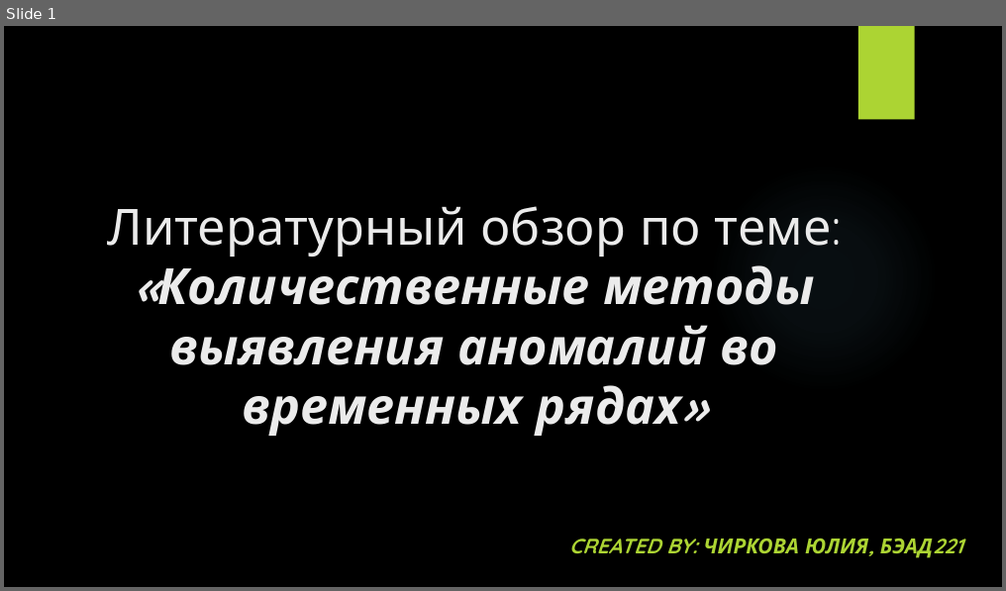
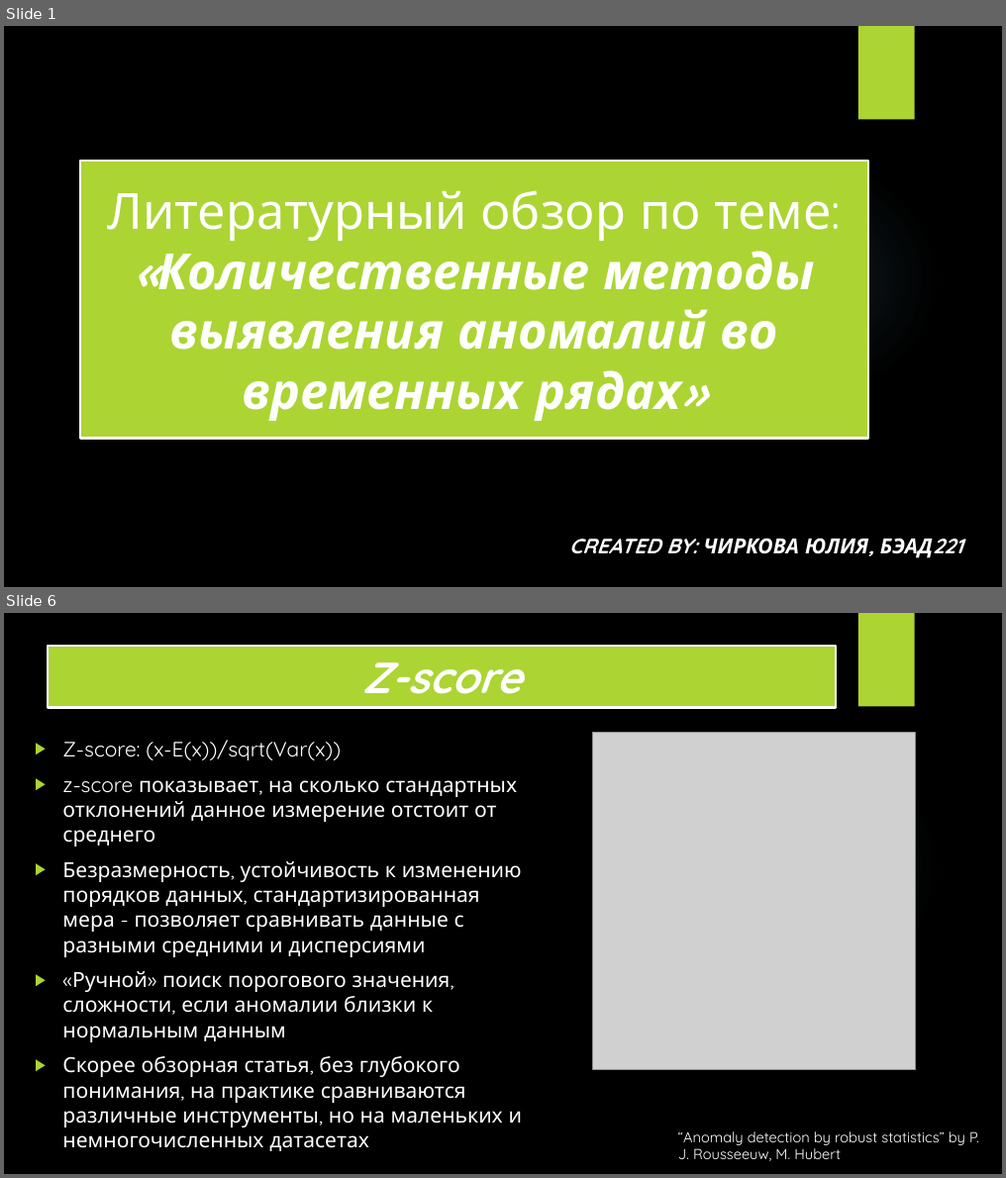
Before and after one commit to romashkova-nina/NIS_Literature_Review, a slide deck: Literature_Review_Presentation.pptx. Shown one above the other, each under a label of ours: slide 1 before the commit, slides 1 and 6 after it; the slides between them are not shown. The pictures are 1006x591 and 1006x1178 pixels, drawn with LibreOffice and Linux fonts; fonts in the diff are those of the drawing; grey boxes stand for pictures; background and template pictures are left out. Boxes give left, top, right and bottom in pixels: in the first picture for what was removed or moved away, otherwise in the second. Text is boxed around its words. In the diff, an @@ line names an element or a change of style, - is before the commit and + after.

```diff
--- a/Literature_Review_Presentation.pptx
+++ b/Literature_Review_Presentation.pptx
@@ slide 6 added at [4, 613, 1002, 1174], background picture (left out); not listed: 2 template elements that a slide beside it also shows @@
@@ title added at [48, 646, 836, 708], fill #ACD433, outline #FFFFFF 2.25 pt, 42 pt, text #FFFFFF, bold, italic @@
+Z-score
@@ text added at [62, 740, 523, 1152], 20 pt, text #FFFFFF @@
+▶ Z-score: (x-E(x))/sqrt(Var(x))
+▶ z-score показывает, на сколько стандартных отклонений данное измерение отстоит от среднего
+▶ Безразмерность, устойчивость к изменению порядков данных, стандартизированная мера - позволяет сравнивать данные с разными средними и дисперсиями
+▶ «Ручной» поиск порогового значения, сложности, если аномалии близки к нормальным данным
+▶ Скорее обзорная статья, без глубокого понимания, на практике сравниваются различные инструменты, но на маленьких и немногочисленных датасетах
@@ picture added at [593, 733, 916, 1070] @@
@@ text added at [678, 1132, 979, 1161], 14 pt, text #FFFFFF @@
+“Anomaly detection by robust statistics” by P. J. Rousseeuw, M. Hubert
@@ slide 1 changed as well @@
@@ title "Литературный обзор по теме: «Количественные ...": place and size @@
-title "Литературный обзор по теме: «Количественные ..." at [107, 206, 832, 436]
+title "Литературный обзор по теме: «Количественные ..." at [80, 161, 868, 439]
@@ title "Литературный обзор по теме: «Количественные ..." at [80, 161, 868, 439]: text colour #EBEBEB to #FFFFFF; vertical alignment bottom to middle; fill none to #ACD433; outline none to #FFFFFF 2.25 pt @@
@@ subtitle "CREATED BY: ЧИРКОВА ЮЛИЯ, БЭАД221" at [569, 538, 868, 555]: text colour #ACD433 to #FFFFFF @@
```
Also in this commit, not shown: 14 other slides added.
